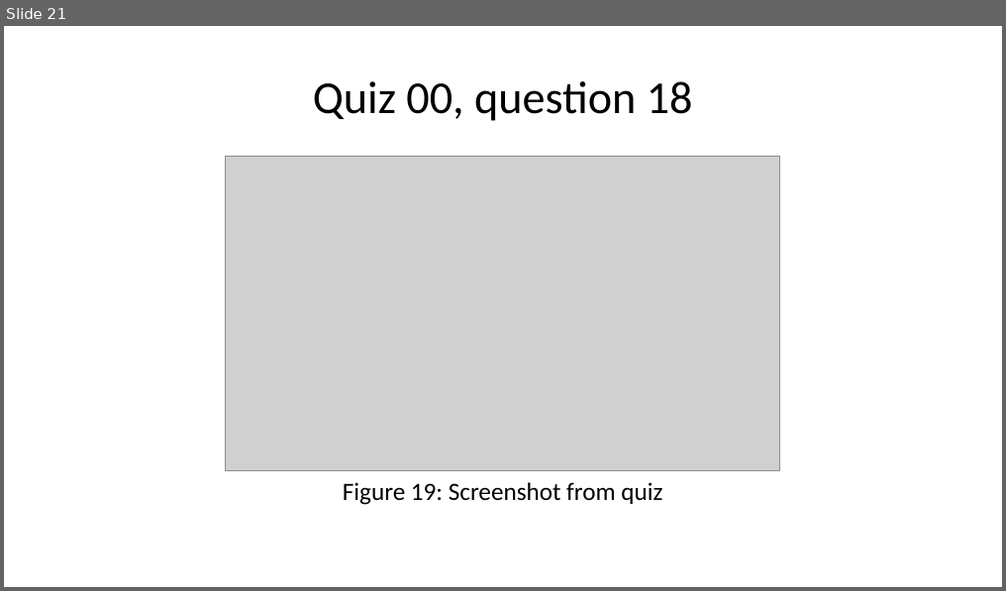
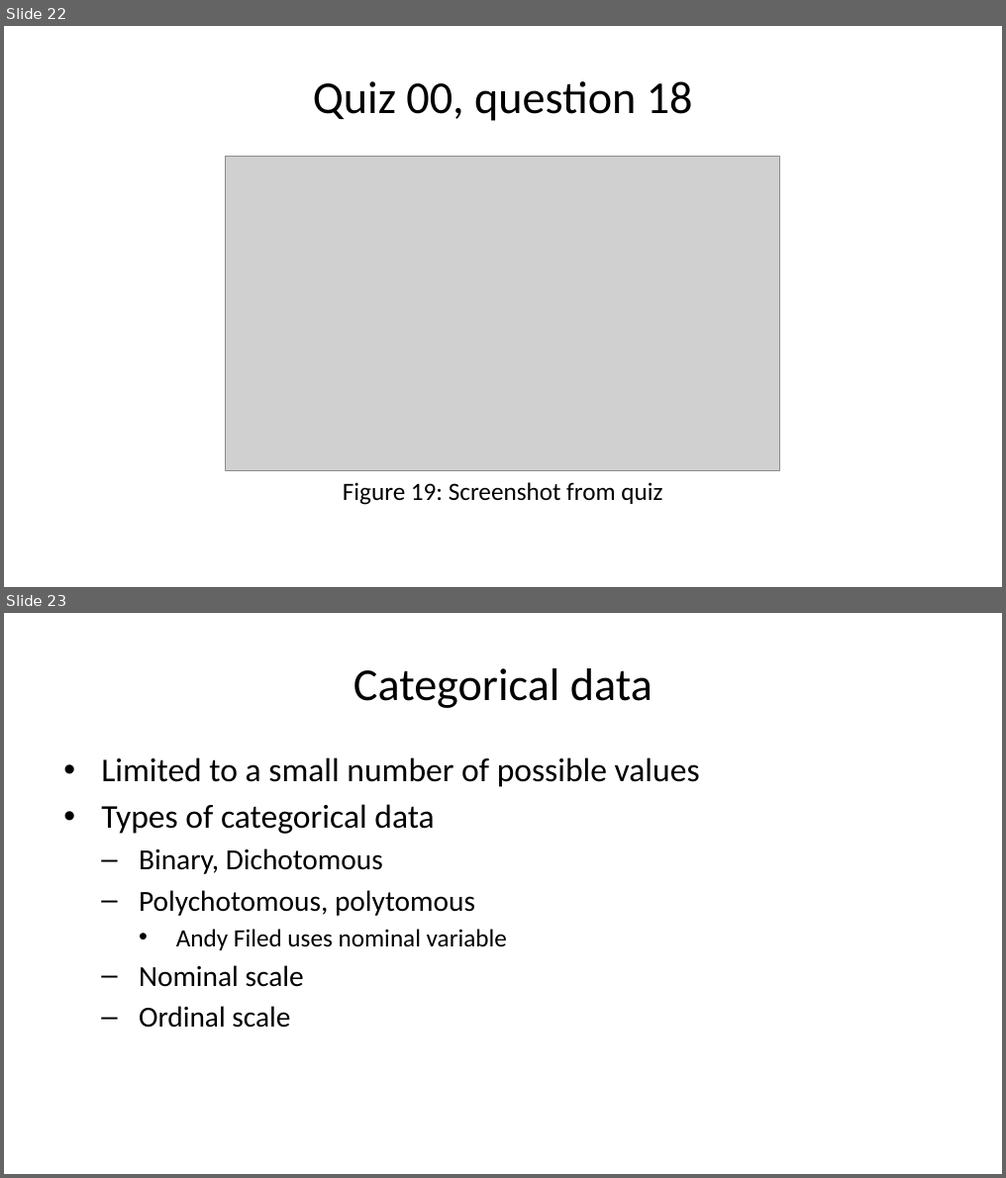
Before and after one commit to pmean/classes, a slide deck: biostats-1/src/week-02.pptx. Shown one above the other, each under a label of ours: slide 21 before the commit, slides 22 and 23 after it. The pictures are 1006x591 and 1006x1178 pixels, drawn with LibreOffice and Linux fonts; fonts in the diff are those of the drawing; grey boxes stand for pictures. Boxes give left, top, right and bottom in pixels: in the first picture for what was removed or moved away, otherwise in the second. Text is boxed around its words. In the diff, an @@ line names an element or a change of style, - is before the commit and + after.

```diff
--- a/biostats-1/src/week-02.pptx
+++ b/biostats-1/src/week-02.pptx
@@ slide 23 added at [4,613,1002,1174], background #FFFFFF @@
@@ title added at [353,668,652,708], 33 pt, text #000000 @@
+Categorical data
@@ text added at [101,758,700,1028], 21 pt, text #000000 @@
+• Limited to a small number of possible values
+• Types of categorical data
+  – Binary, Dichotomous
+  – Polychotomous, polytomous
+    • Andy Filed uses nominal variable
+  – Nominal scale
+  – Ordinal scale
@@ what was slide 21 is now slide 22 @@
```
Also in this commit, not shown: 6 other slides added, 1 other file.
